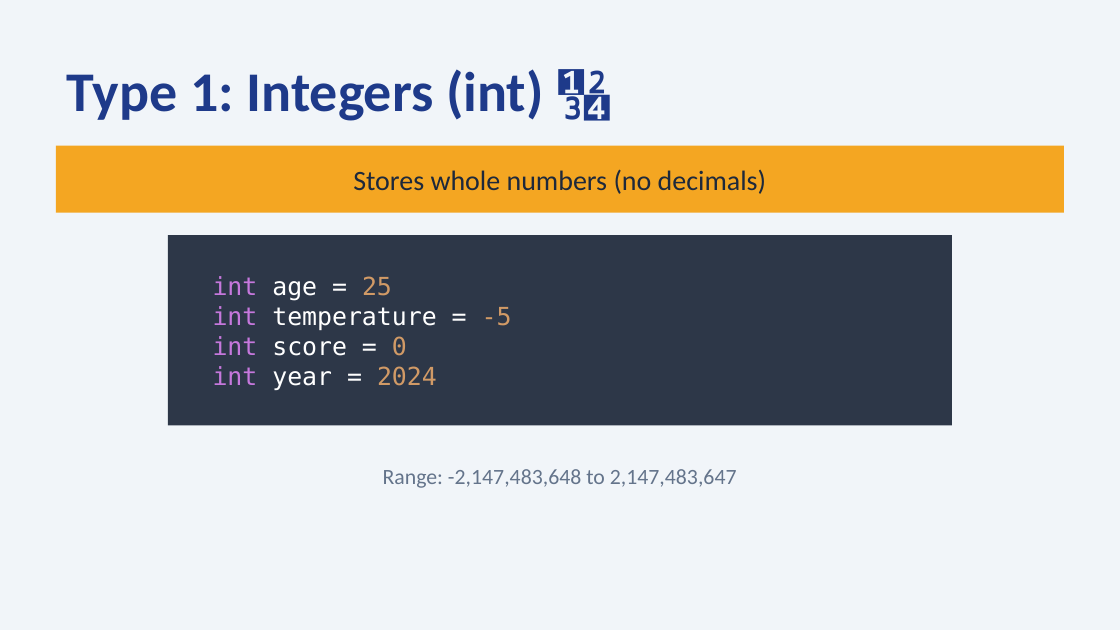
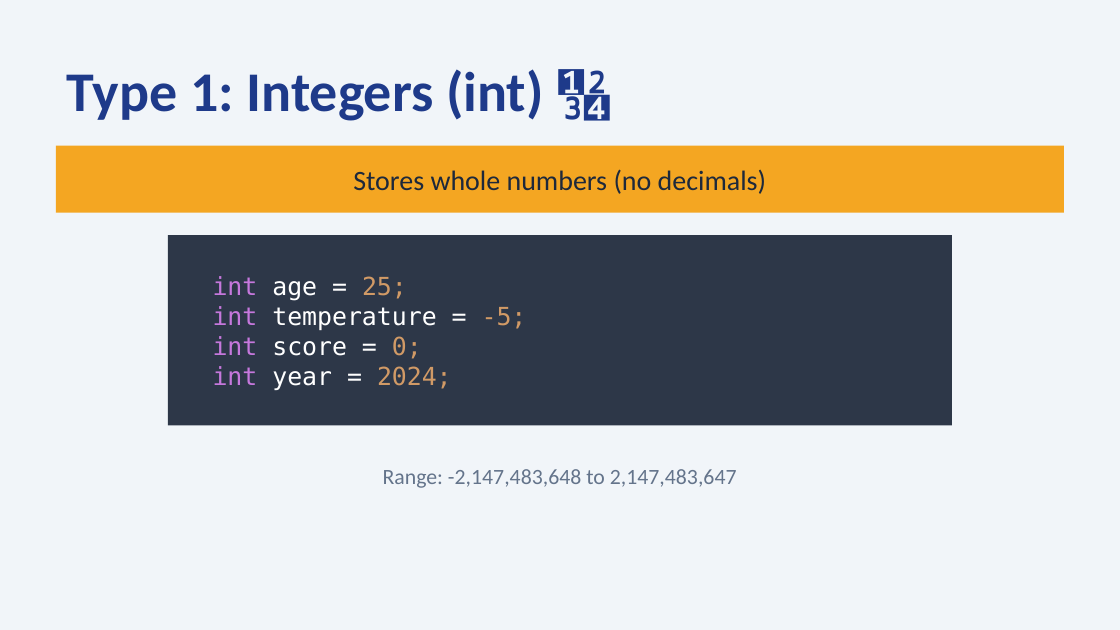
Before and after one commit to fmalazemi/cs143, a slide deck: slide 4 of slides/Lecture2_Variables.pptx. Drawn at 1120x630 pixels with LibreOffice and Linux fonts; fonts in the diff are those of the drawing. Boxes give left, top, right and bottom in pixels: in the first picture for what was removed or moved away, otherwise in the second. Text is boxed around its words. In the diff, an @@ line names an element or a change of style, - is before the commit and + after.

```diff
--- a/slides/Lecture2_Variables.pptx
+++ b/slides/Lecture2_Variables.pptx
@@ text at box(213, 276, 527, 390): text changed @@
-int age = 25
-int temperature = -5
-int score = 0
-int year = 2024
+int age = 25;
+int temperature = -5;
+int score = 0;
+int year = 2024;
```
Also in this commit, not shown: 7 other slides changed.
